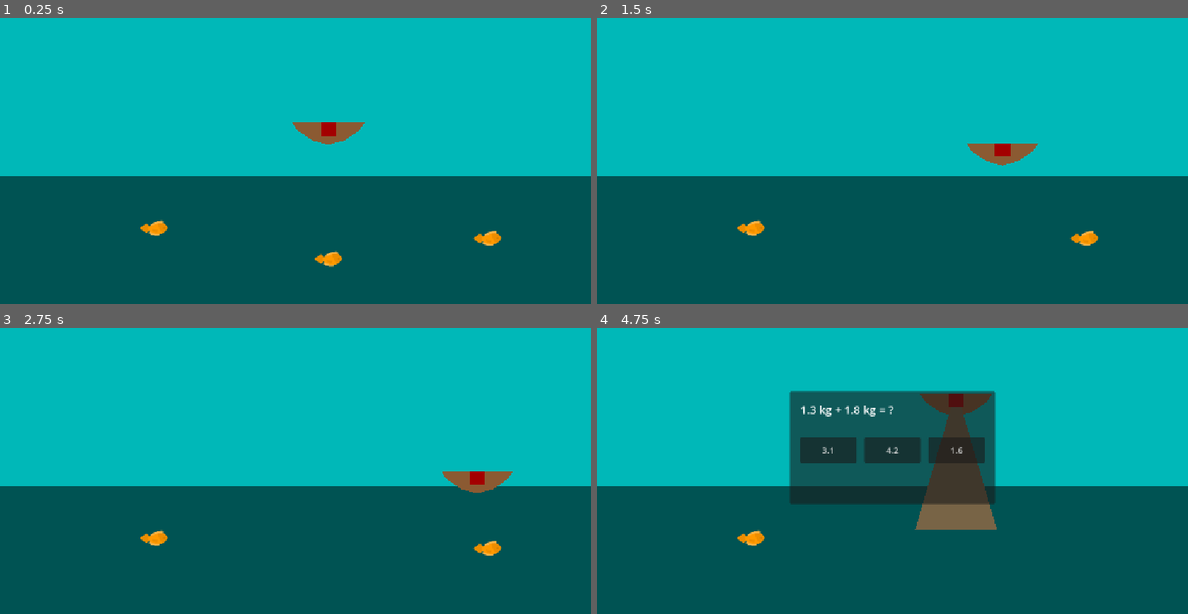
Above: before the commit, frames 1-4 (two rows, left to right).
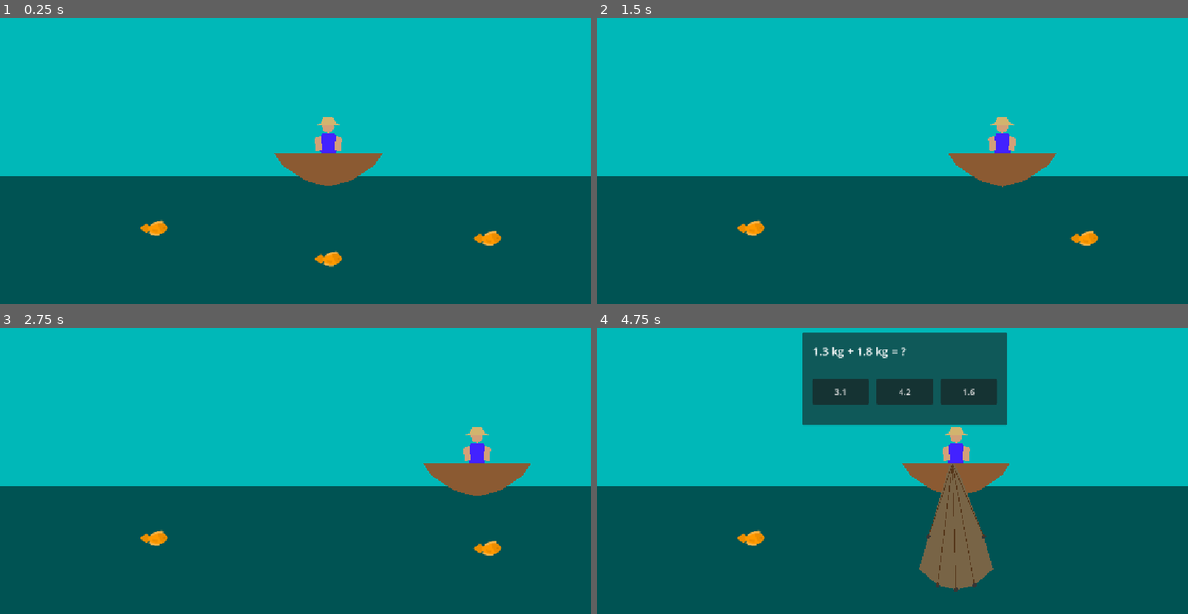
Above: after the commit, the same moments.

Repository: emilenoemi908/project-cg2026
Game: Godot game, scene res://scenes/Main.tscn
Same seed, same stepped clock (60 frames per second), same inputs: the game is played once before the commit and once after it.
Inputs:
- Up to frame 1 (0.25 s): no input
- Up to frame 2 (1.5 s): tap Enter (ui_accept) at 0.5, 0.77 s; hold Right (ui_right) 0.53-1.28 s; hold Down (ui_down) from 1.28 s (still down)
- Up to frame 3 (2.75 s): tap Enter (ui_accept) at 1.52, 2 s; release Down (ui_down) at 2.03 s; hold Right (ui_right) from 2.03 s (still down)
- Up to frame 4 (4.75 s): release Right (ui_right) at 2.78 s; hold Up (ui_up) 2.78-3.53 s; tap Enter (ui_accept) at 3.02, 3.77, 4.52 s; hold Left (ui_left) from 3.53 s (still down)

The runs differ from the first frame. In frame 1, 2.2% of the frame differs, in the area x 46-65%, y 34-59%; in frame 2, 1.8%; in frame 3, 1.3%; in frame 4, 22%, in the area x 32-70%, y 1-93%.

Commit message:
Pescador desenhado com corpo, bracos, chapeu; barco reposicionado na linha da agua; painel do desafio reposicionado no topo da tela; tarrafa melhorada com chumbadas e cordas em leque

Diff:
--- a/scenes/Main.tscn
+++ b/scenes/Main.tscn
@@ -11,7 +11,7 @@
 [node name="cenarioLagoa" parent="." unique_id=835400653 instance=ExtResource("1_0bbpv")]
 
 [node name="Pescador" parent="." unique_id=500540765 instance=ExtResource("2_rarhs")]
-position = Vector2(640, 300)
+position = Vector2(640, 380)
 
 [node name="peixe" parent="." unique_id=1561372849 instance=ExtResource("3_vcsgt")]
 position = Vector2(300, 500)
--- a/scenes/personagem/pescador.gd
+++ b/scenes/personagem/pescador.gd
@@ -18,9 +18,9 @@
 func _ao_pescar(area):
 	som_pescar.play()
 
-func _physics_process(delta):
-	var direcao = Input.get_vector("ui_left", "ui_right", "ui_up", "ui_down")
-	velocity = direcao * VELOCIDADE
+func _physics_process(_delta):
+	var direcao_x = Input.get_axis("ui_left", "ui_right")
+	velocity = Vector2(direcao_x * VELOCIDADE, 0)
 	move_and_slide()
 
 func _input(event):
--- a/scenes/personagem/pescador.tscn
+++ b/scenes/personagem/pescador.tscn
@@ -11,6 +11,7 @@
 size = Vector2(160, 220)
 
 [node name="Pescador" type="CharacterBody2D" unique_id=500540765]
+scale = Vector2(1.5, 1.5)
 script = ExtResource("1_spt4x")
 
 [node name="Barco" type="Polygon2D" parent="." unique_id=532269066]
@@ -21,16 +22,60 @@
 [node name="CollisionShape2D" type="CollisionShape2D" parent="." unique_id=1693520053]
 shape = SubResource("RectangleShape2D_27as2")
 
-[node name="ColorRect" type="ColorRect" parent="." unique_id=905051304]
-offset_left = -15.0
-offset_top = -5.0
-offset_right = 15.0
-offset_bottom = 20.0
-color = Color(0.6375517, 2.3223088e-06, 2.8878452e-07, 1)
+[node name="visualRede" type="Polygon2D" parent="." unique_id=995839314]
+scale = Vector2(0.6, 0.6)
+color = Color(0.47058824, 0.39215687, 0.27450982, 1)
+polygon = PackedVector2Array(-10, -20, 10, 20, 60, 150, 80, 220, 40, 255, 0, 265, -40, 255, -80, 220, -60, 150)
 
-[node name="visualRede" type="Polygon2D" parent="." unique_id=995839314]
-color = Color(0.47058824, 0.39215687, 0.27450982, 1)
-polygon = PackedVector2Array(-10, 20, 10, 20, 80, 260, -80, 260)
+[node name="Chumbada1" type="Polygon2D" parent="visualRede" unique_id=792479516]
+position = Vector2(-60, 150)
+color = Color(0.21518216, 0.21518219, 0.21518213, 1)
+polygon = PackedVector2Array(5, 0, 2.5, 4.3, -2.5, 4.3, -5, 0, -2.5, -4.3, 2.5, -4.3)
+
+[node name="Chumbada2" type="Polygon2D" parent="visualRede" unique_id=1387105002]
+position = Vector2(-40, 255)
+color = Color(0.21518216, 0.21518219, 0.21518213, 1)
+polygon = PackedVector2Array(5, 0, 2.5, 4.3, -2.5, 4.3, -5, 0, -2.5, -4.3, 2.5, -4.3)
+
+[node name="Chumbada3" type="Polygon2D" parent="visualRede" unique_id=1922161037]
+position = Vector2(0, 265)
+color = Color(0.21518216, 0.21518219, 0.21518213, 1)
+polygon = PackedVector2Array(5, 0, 2.5, 4.3, -2.5, 4.3, -5, 0, -2.5, -4.3, 2.5, -4.3)
+
+[node name="Chumbada4" type="Polygon2D" parent="visualRede" unique_id=1479803211]
+position = Vector2(40, 255)
+color = Color(0.21518216, 0.21518219, 0.21518213, 1)
+polygon = PackedVector2Array(5, 0, 2.5, 4.3, -2.5, 4.3, -5, 0, -2.5, -4.3, 2.5, -4.3)
+
+[node name="Chumbada5" type="Polygon2D" parent="visualRede" unique_id=631817722]
+position = Vector2(60, 150)
+color = Color(0.21518216, 0.21518219, 0.21518213, 1)
+polygon = PackedVector2Array(5, 0, 2.5, 4.3, -2.5, 4.3, -5, 0, -2.5, -4.3, 2.5, -4.3)
+
+[node name="Malha1" type="Line2D" parent="visualRede" unique_id=803471860]
+points = PackedVector2Array(-8, -8, -60, 150)
+width = 1.5
+default_color = Color(0.33426118, 0.21350431, 0.10296898, 1)
+
+[node name="Malha2" type="Line2D" parent="visualRede" unique_id=1184986520]
+points = PackedVector2Array(-8, -8, -40, 255)
+width = 1.5
+default_color = Color(0.33426118, 0.21350431, 0.10296898, 1)
+
+[node name="Malha3" type="Line2D" parent="visualRede" unique_id=1259650341]
+points = PackedVector2Array(-8, -8, 0, 265)
+width = 1.5
+default_color = Color(0.33426118, 0.21350431, 0.10296898, 1)
+
+[node name="Malha4" type="Line2D" parent="visualRede" unique_id=1529697596]
+points = PackedVector2Array(-8, -8, 40, 255)
+width = 1.5
+default_color = Color(0.33426118, 0.21350431, 0.10296898, 1)
+
+[node name="Malha5" type="Line2D" parent="visualRede" unique_id=1273844694]
+points = PackedVector2Array(-8, -8, 60, 150)
+width = 1.5
+default_color = Color(0.33426118, 0.21350431, 0.10296898, 1)
 
 [node name="areaPesca" type="Area2D" parent="." unique_id=1553656552 groups=["area_pesca"]]
 
@@ -43,3 +88,24 @@
 
 [node name="SomPescar" type="AudioStreamPlayer" parent="." unique_id=733821046]
 stream = ExtResource("3_3rf5g")
+
+[node name="Corpo" type="Polygon2D" parent="." unique_id=174640625]
+color = Color(0.25882354, 0.13333334, 1, 1)
+polygon = PackedVector2Array(-10, -5, -12, -20, -8, -32, 8, -32, 12, -20, 10, -5)
+uv = PackedVector2Array(-10, -5, -12, -20, -8, -32, 12, -20, -1, -12, 10, -5)
+
+[node name="Cabeca" type="Polygon2D" parent="." unique_id=1074486535]
+color = Color(0.8235294, 0.627451, 0.47058824, 1)
+polygon = PackedVector2Array(8, -40, 5.7, -34.3, 0, -32, -5.7, -34.3, -8, -40, -5.7, -45.7, 0, -48, 5.7, -45.7)
+
+[node name="Braco" type="Polygon2D" parent="." unique_id=215484977]
+color = Color(0.8235294, 0.627451, 0.47058824, 1)
+polygon = PackedVector2Array(10, -28, 18, -25, 16, -8, 8, -10)
+
+[node name="Braco2" type="Polygon2D" parent="." unique_id=1988985890]
+color = Color(0.8235294, 0.627451, 0.47058824, 1)
+polygon = PackedVector2Array(-10, -28, -18, -25, -16, -8, -8, -10)
+
+[node name="Chapeu" type="Polygon2D" parent="." unique_id=1029563596]
+color = Color(0.8235294, 0.7058824, 0.43137255, 1)
+polygon = PackedVector2Array(-16, -42, 16, -42, 10, -45, 6, -52, -6, -52, -10, -45)
--- a/scenes/ui/UIDesafio.tscn
+++ b/scenes/ui/UIDesafio.tscn
@@ -8,17 +8,10 @@
 script = ExtResource("1_eerpw")
 
 [node name="Panel" type="Panel" parent="." unique_id=1286858439]
-anchors_preset = 8
-anchor_left = 0.5
-anchor_top = 0.5
-anchor_right = 0.5
-anchor_bottom = 0.5
-offset_left = -200.0
-offset_top = -110.0
-offset_right = 200.0
-offset_bottom = 110.0
-grow_horizontal = 2
-grow_vertical = 2
+offset_left = 400.0
+offset_top = 100.0
+offset_right = 800.0
+offset_bottom = 280.0
 
 [node name="LabelPergunta" type="Label" parent="Panel" unique_id=566686677]
 layout_mode = 0
